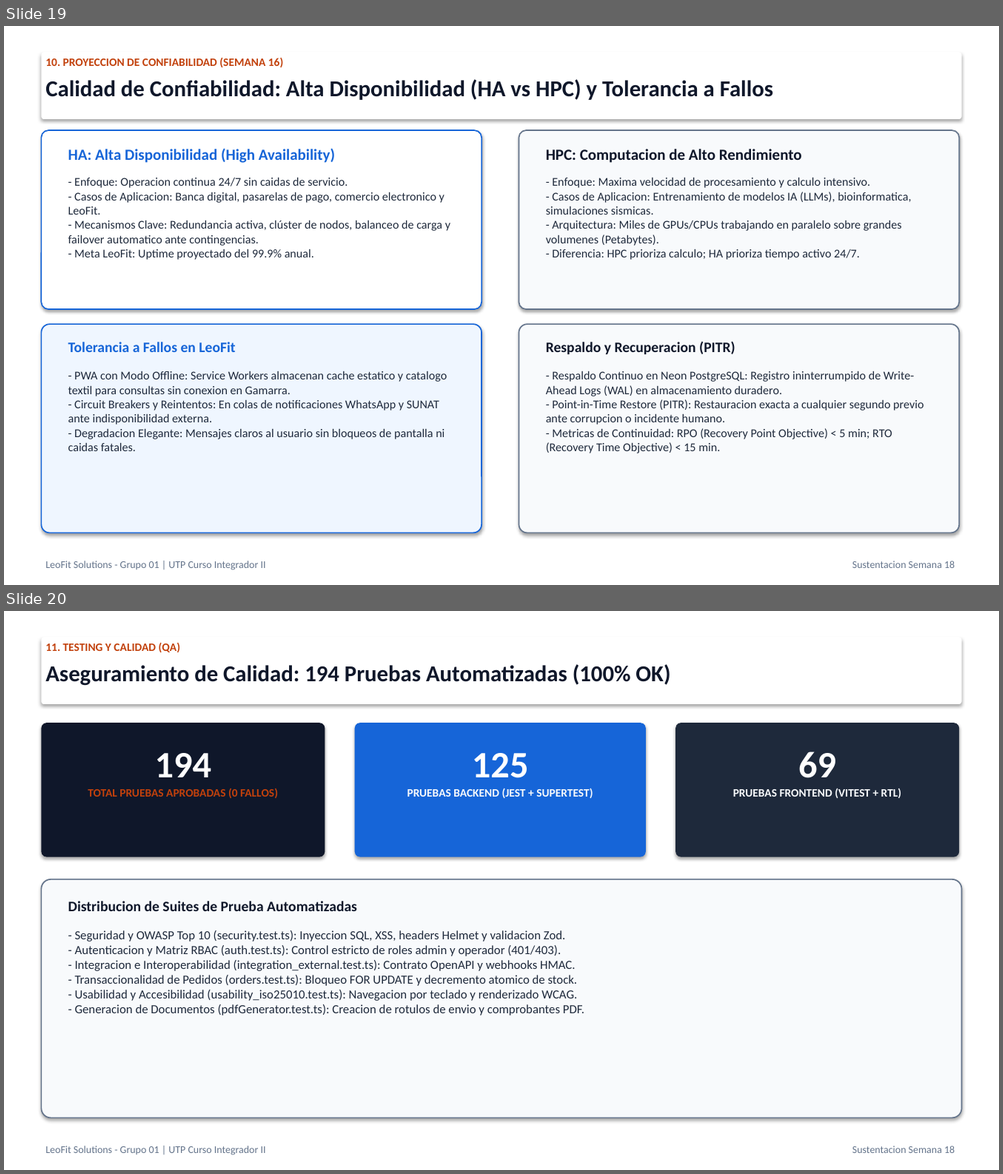
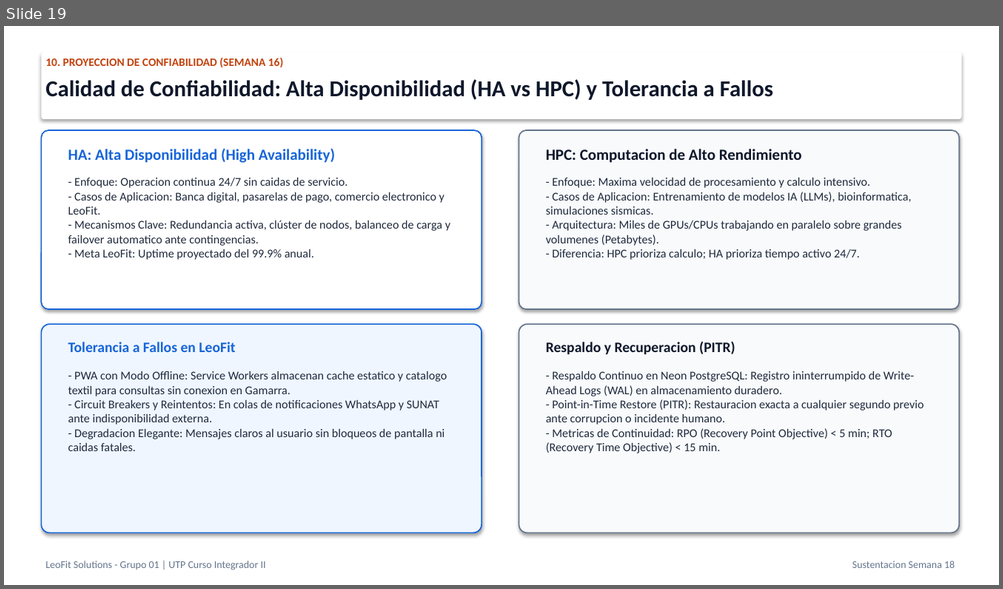
Before and after one commit to Leofit-Solutions-Grupo01/leofit-pedidos-sistema, a slide deck: docs/05_SUSTENTACION_PROYECTO_FINAL_SEMANA_18/03_PRESENTACION_OFICIAL_SUSTENTACION_PROYECTO_FINAL.pptx. Shown one above the other, each under a label of ours: slides 19 and 20 before the commit, slide 19 after it. The pictures are 1003x1174 and 1003x589 pixels, drawn with LibreOffice and Linux fonts; fonts in the diff are those of the drawing. Boxes give left, top, right and bottom in pixels: in the first picture for what was removed or moved away, otherwise in the second. Text is boxed around its words. In the diff, an @@ line names an element or a change of style, - is before the commit and + after.

Commit message:
feat(charts): incorpora graficos cientificos de calidad iso25010, percentiles k6, saturacion y complejidad en informe y presentacion

```diff
--- a/docs/05_SUSTENTACION_PROYECTO_FINAL_SEMANA_18/03_PRESENTACION_OFICIAL_SUSTENTACION_PROYECTO_FINAL.pptx
+++ b/docs/05_SUSTENTACION_PROYECTO_FINAL_SEMANA_18/03_PRESENTACION_OFICIAL_SUSTENTACION_PROYECTO_FINAL.pptx
@@ slide 20 removed at [4,611,999,1170], background #FFFFFF @@
@@ rounded rectangle removed at [41,637,962,704] @@
@@ text removed at [45,642,181,652] @@
-11. TESTING Y CALIDAD (QA)
@@ text removed at [45,664,670,686] @@
-Aseguramiento de Calidad: 194 Pruebas Automatizadas (100% OK)
@@ rounded rectangle removed at [41,723,325,857] @@
@@ rounded rectangle removed at [355,723,646,857] @@
@@ rounded rectangle removed at [675,723,959,857] @@
@@ text removed at [155,753,212,777] @@
-194
@@ text removed at [472,753,529,778] @@
-125
@@ text removed at [798,752,836,778] @@
-69
@@ text removed at [407,788,592,798] @@
-PRUEBAS BACKEND (JEST + SUPERTEST)
@@ text removed at [733,788,901,798] @@
-PRUEBAS FRONTEND (VITEST + RTL)
@@ text removed at [88,789,278,798] @@
-TOTAL PRUEBAS APROBADAS (0 FALLOS)
@@ rounded rectangle removed at [41,880,962,1119] @@
@@ text removed at [68,901,357,911] @@
-Distribucion de Suites de Prueba Automatizadas
@@ text removed at [75,931,584,1016] @@
-- Seguridad y OWASP Top 10 (security.test.ts): Inyeccion SQL, XSS, headers Helmet y validacion Zod.
-- Autenticacion y Matriz RBAC (auth.test.ts): Control estricto de roles admin y operador (401/403).
-- Integracion e Interoperabilidad (integration_external.test.ts): Contrato OpenAPI y webhooks HMAC.
-- Transaccionalidad de Pedidos (orders.test.ts): Bloqueo FOR UPDATE y decremento atomico de stock.
-- Usabilidad y Accesibilidad (usability_iso25010.test.ts): Navegacion por teclado y renderizado WCAG.
-- Generacion de Documentos (pdfGenerator.test.ts): Creacion de rotulos de envio y comprobantes PDF.
@@ text removed at [45,1146,266,1156] @@
-LeoFit Solutions - Grupo 01 | UTP Curso Integrador II
@@ text removed at [852,1146,954,1153] @@
-Sustentacion Semana 18
```
Also in this commit, not shown: 4 slides changed, 2 slides added, 1 other slide removed, 24 other files.
